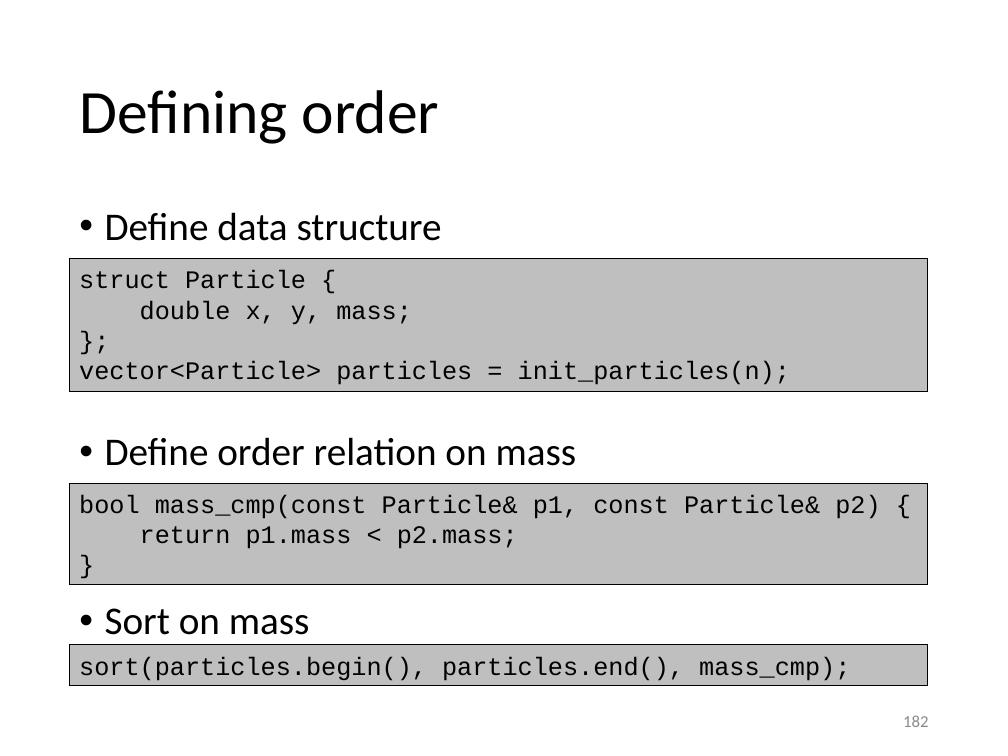
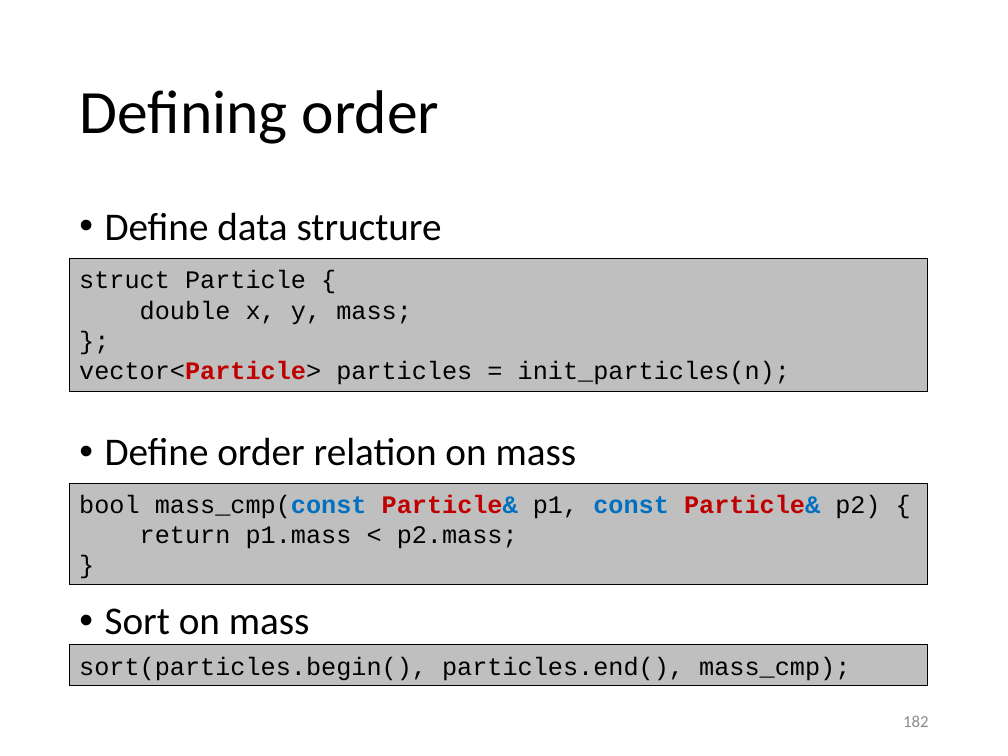
Before and after one commit to gjbex/Scientific-C-plus-plus, a slide deck: slide 182 of scientific_cpp.pptx. Drawn at 1008x756 pixels with LibreOffice and Linux fonts; fonts in the diff are those of the drawing. Boxes give left, top, right and bottom in pixels: in the first picture for what was removed or moved away, otherwise in the second. Text is boxed around its words. In the diff, an @@ line names an element or a change of style, - is before the commit and + after.

Commit message:
Fix typos, add color

```diff
--- a/scientific_cpp.pptx
+++ b/scientific_cpp.pptx
@@ text in rectangle at [79,361,790,385]: text colour #000000 to #C00000, bold on in "vector<Particle>" @@
@@ text in rectangle at [79,494,880,519]: text colour #000000 to #0070C0, bold on in "mass_cmp(const Particle& const Particle&"; text colour #000000 to #C00000 in "Particle& Particle&" @@
```
Also in this commit, not shown: 4 other slides changed.
